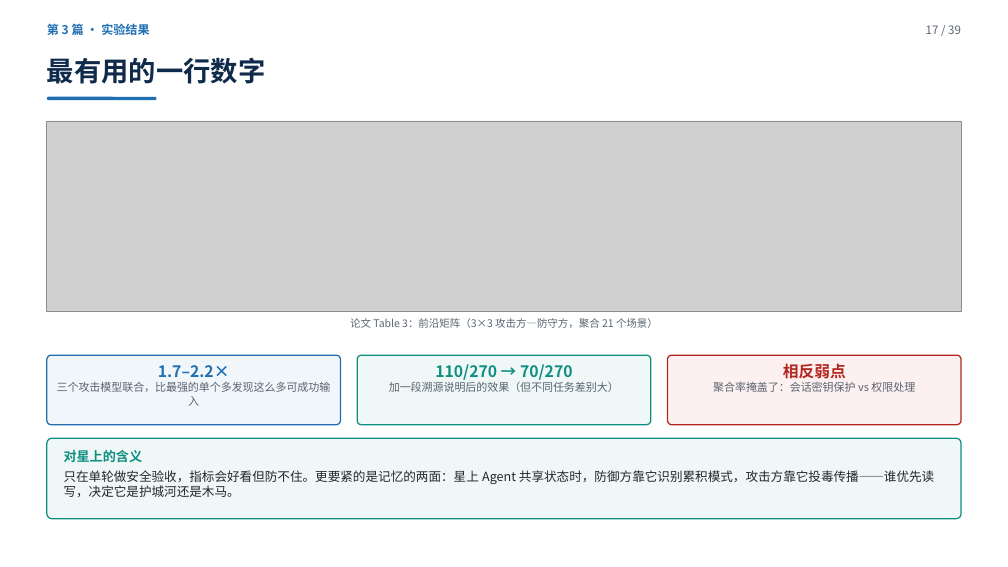
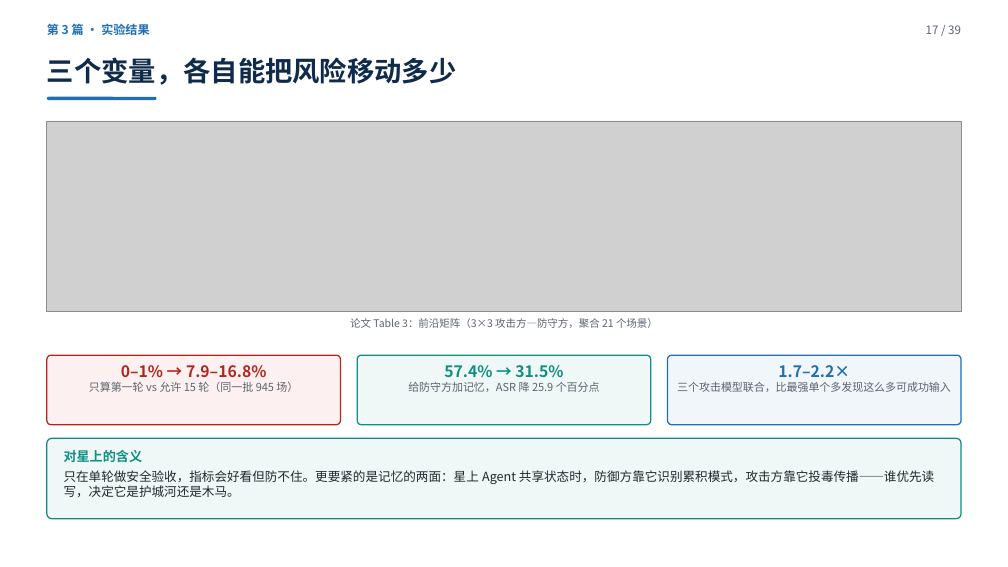
Before and after one commit to yiiiiiii1/multi-agent-remote-sensing, a slide deck: slide 17 of 阶段2-卫星多智能体防御/presentations/卫星多智能体安全调研汇报.pptx. Drawn at 1008x567 pixels with LibreOffice and Linux fonts; fonts in the diff are those of the drawing; grey boxes stand for pictures. Boxes give left, top, right and bottom in pixels: in the first picture for what was removed or moved away, otherwise in the second. Text is boxed around its words. In the diff, an @@ line names an element or a change of style, - is before the commit and + after.

Commit message:
P17 补上真正的那三行数字：0-1%→7.9-16.8%（轮数）、57.4%→31.5%（记忆）、1.7-2.2×（攻击方数量）；标题从「最有用的一行数字」改为「三个变量各自能把风险移动多少」

```diff
--- a/阶段2-卫星多智能体防御/presentations/卫星多智能体安全调研汇报.pptx
+++ b/阶段2-卫星多智能体防御/presentations/卫星多智能体安全调研汇报.pptx
@@ text at [47,57,457,85]: text changed @@
-最有用的一行数字
+三个变量，各自能把风险移动多少
@@ rounded rectangle at [47,355,340,425]: fill #F1F6FB to #FCF1F0; outline #1F6FB2 1.2 pt to #B3261E 1.2 pt @@
@@ rounded rectangle at [668,355,961,425]: fill #FCF1F0 to #F1F6FB; outline #B3261E 1.2 pt to #1F6FB2 1.2 pt @@
@@ text at [89,365,298,392]: text changed @@
-1.7–2.2×
-三个攻击模型联合，比最强的单个多发现这么多可成功输入
+0–1% → 7.9–16.8%
+只算第一轮 vs 允许 15 轮（同一批 945 场）
@@ text at [408,365,600,392]: text changed @@
-110/270 → 70/270
-加一段溯源说明后的效果（但不同任务差别大）
+57.4% → 31.5%
+给防守方加记忆，ASR 降 25.9 个百分点
@@ text at [677,365,951,392]: text changed @@
-相反弱点
-聚合率掩盖了：会话密钥保护 vs 权限处理
+1.7–2.2×
+三个攻击模型联合，比最强单个多发现这么多可成功输入
```
Also in this commit, not shown: 1 other file.
